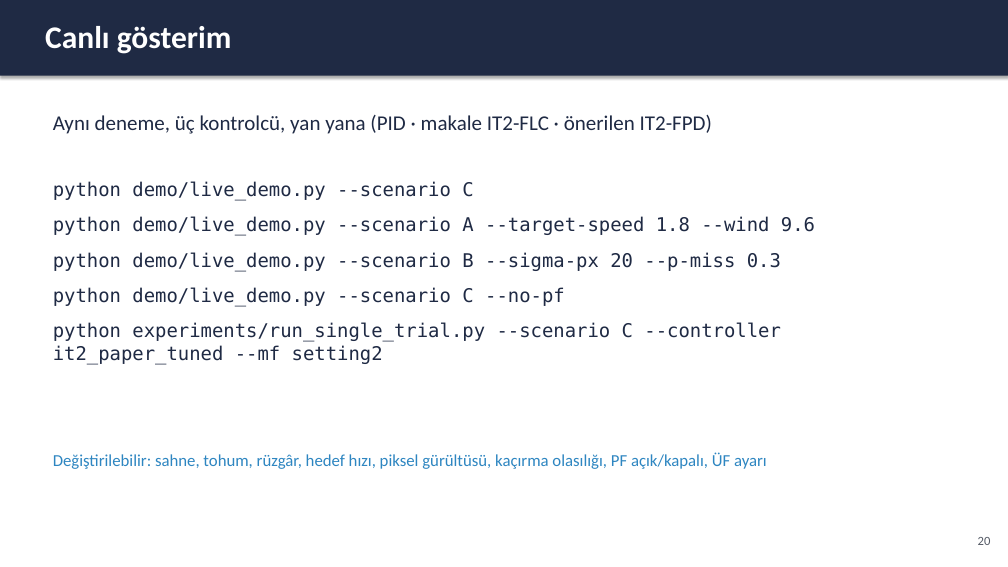
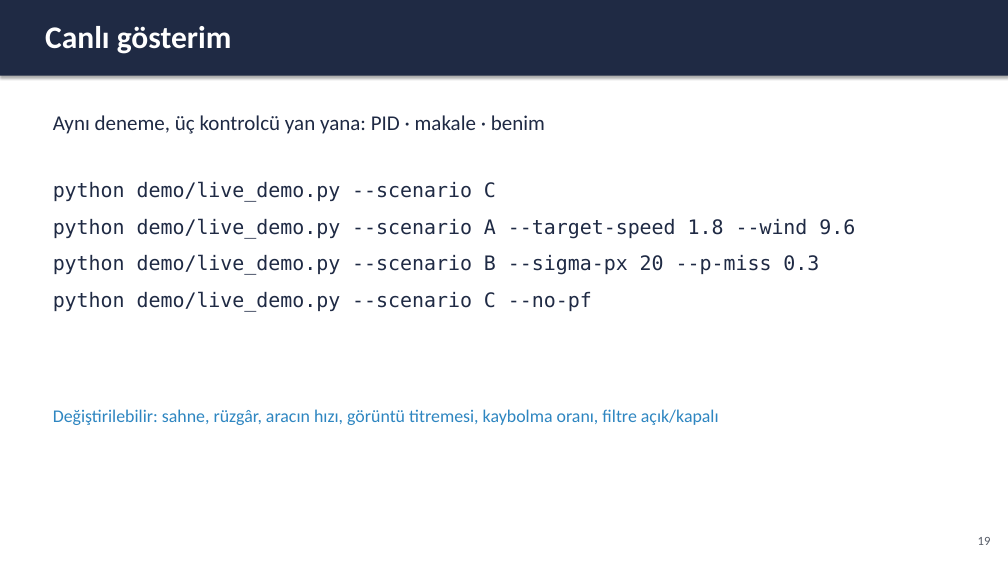
Before and after one commit to Lucryle/bulanikmantik, a slide deck: slide 19 of presentation/sunum.pptx (slide 20 before the commit). Drawn at 1008x567 pixels with LibreOffice and Linux fonts; fonts in the diff are those of the drawing. Boxes give left, top, right and bottom in pixels: in the first picture for what was removed or moved away, otherwise in the second. Text is boxed around its words. In the diff, an @@ line names an element or a change of style, - is before the commit and + after.

```diff
--- a/presentation/sunum.pptx
+++ b/presentation/sunum.pptx
@@ text at bbox=[53, 115, 545, 134]: text changed @@
-Aynı deneme, üç kontrolcü, yan yana (PID · makale IT2-FLC · önerilen IT2-FPD)
+Aynı deneme, üç kontrolcü yan yana: PID · makale · benim
@@ text "python demo/live_demo.py --scenario C" at bbox=[53, 181, 855, 312]: size 18 to 19 pt @@
@@ text at bbox=[53, 322, 781, 365]: paragraph removed @@
-python experiments/run_single_trial.py --scenario C --controller it2_paper_tuned --mf setting2
@@ text at bbox=[53, 409, 719, 425]: text changed; size 16 to 17 pt @@
-Değiştirilebilir: sahne, tohum, rüzgâr, hedef hızı, piksel gürültüsü, kaçırma olasılığı, PF açık/kapalı, ÜF ayarı
+Değiştirilebilir: sahne, rüzgâr, aracın hızı, görüntü titremesi, kaybolma oranı, filtre açık/kapalı
@@ text at bbox=[978, 537, 991, 545]: text changed @@
-20
+19
```
Also in this commit, not shown: 7 other slides changed, 17 slides added, 14 slides removed, 1 other file.
